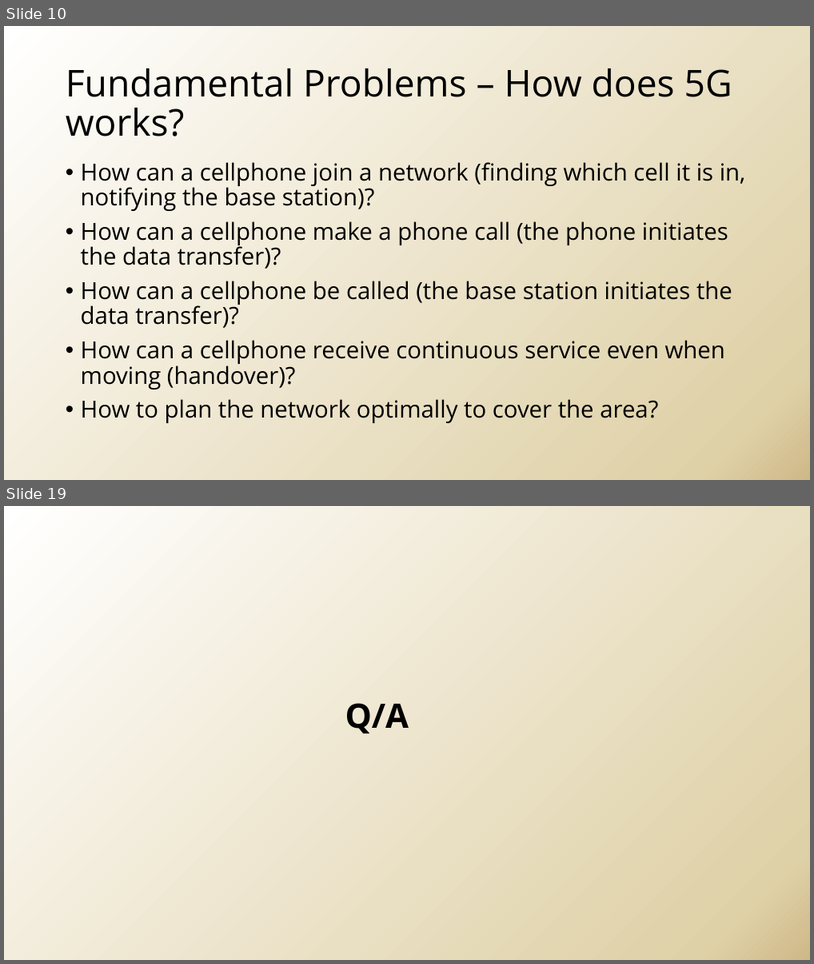
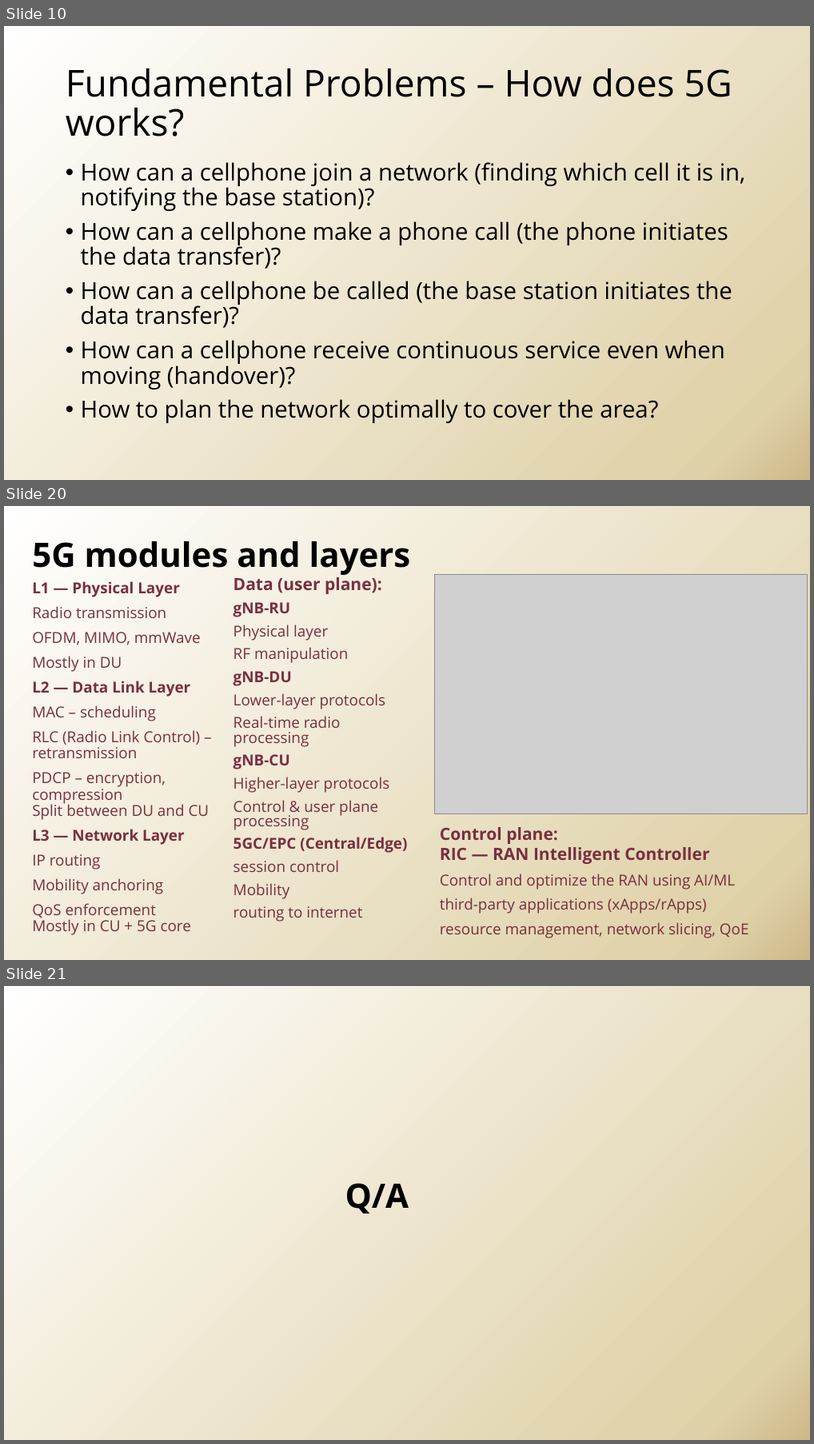
Before and after one commit to xinliulab/FSU-CIS4930-CIS5930-Future-Edge-Networks, a slide deck: l2_5g.pptx. Shown one above the other, each under a label of ours: slides 10 and 19 before the commit, slides 10, 20 and 21 after it; the slides between them are not shown. The pictures are 814x964 and 814x1444 pixels, drawn with LibreOffice and Linux fonts; fonts in the diff are those of the drawing; grey boxes stand for pictures; background and template pictures are left out. Boxes give left, top, right and bottom in pixels: in the first picture for what was removed or moved away, otherwise in the second. Text is boxed around its words. In the diff, an @@ line names an element or a change of style, - is before the commit and + after.

```diff
--- a/l2_5g.pptx
+++ b/l2_5g.pptx
@@ slide 20 added at bbox=[4, 506, 810, 960], background gradient #FFFFFF to #DFD1A7 to #CEB888; not listed: 2 template elements that a slide beside it also shows @@
@@ title added at bbox=[32, 541, 411, 575], 40 pt, text #000000, bold @@
+5G modules and layers
@@ subtitle added at bbox=[234, 574, 407, 921], 18 pt, text #782F40 @@
+Data (user plane):
+gNB-RU
+Physical layer
+RF manipulation
+gNB-DU
+Lower-layer protocols
+Real-time radio processing
+gNB-CU
+Higher-layer protocols
+Control & user plane processing
+5GC/EPC (Central/Edge)
+session control
+Mobility
+routing to internet
@@ picture added at bbox=[434, 574, 807, 813] @@
@@ text added at bbox=[32, 581, 210, 935], 18 pt, text #782F40 @@
+L1 — Physical Layer
+Radio transmission
+OFDM, MIMO, mmWave
+Mostly in DU
+L2 — Data Link Layer
+MAC – scheduling
+RLC (Radio Link Control) – retransmission
+PDCP – encryption, compression
+Split between DU and CU
+L3 — Network Layer
+IP routing
+Mobility anchoring
+QoS enforcement
+Mostly in CU + 5G core
@@ text added at bbox=[440, 827, 750, 938], 18 pt, text #782F40 @@
+Control plane:
+RIC — RAN Intelligent Controller
+Control and optimize the RAN using AI/ML
+third-party applications (xApps/rApps)
+resource management, network slicing, QoE
@@ what was slide 19 is now slide 21 @@
```
Also in this commit, not shown: 9 slides changed, 1 other slide added.
